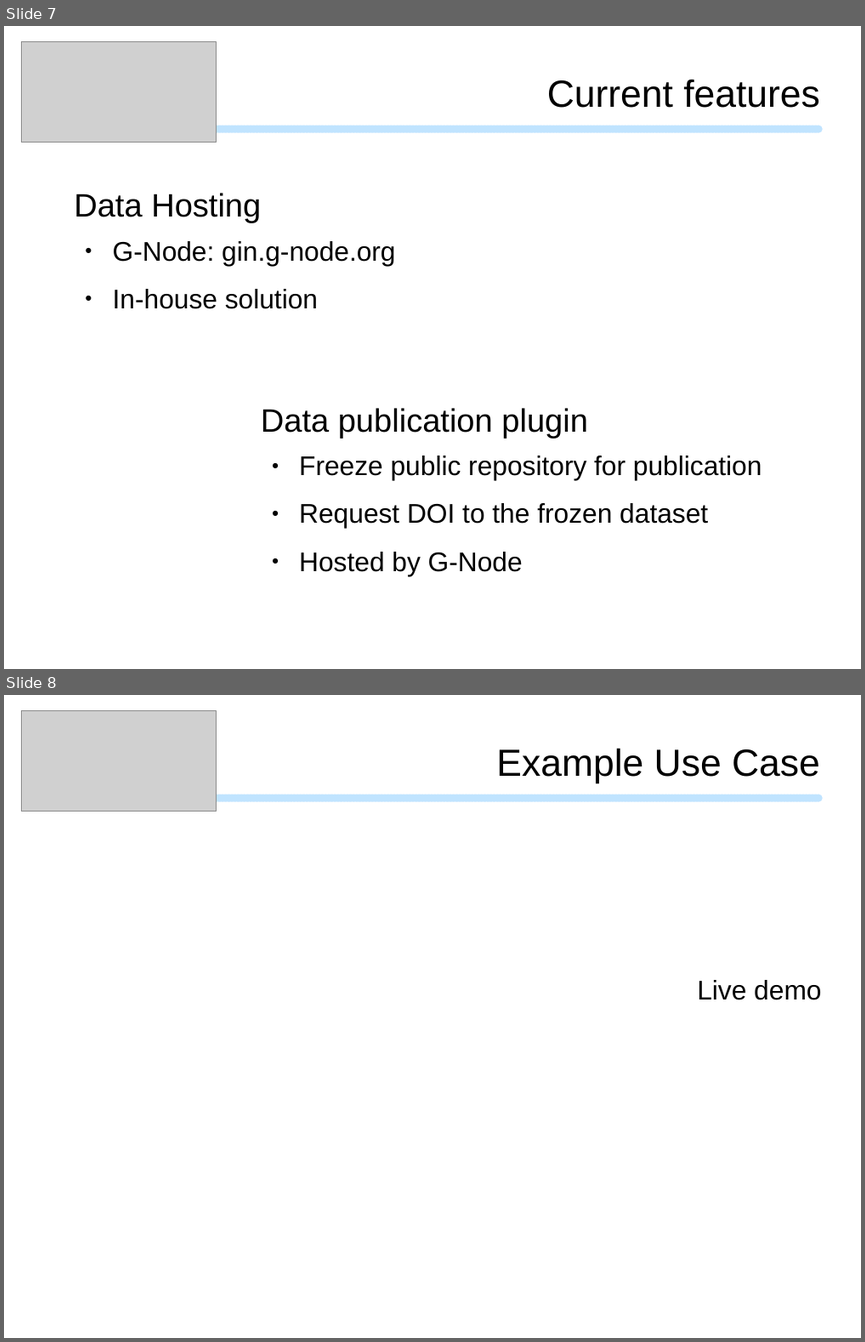
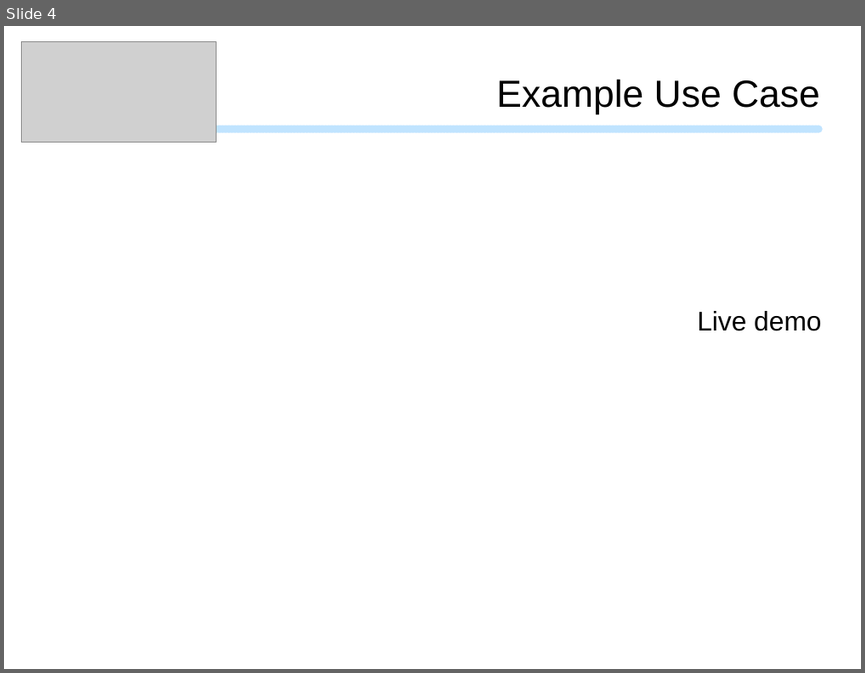
Before and after one commit to mpsonntag/prespost, a slide deck: 201911b_CNS_Seminar/201911_CNS_Seminar.odp. Shown one above the other, each under a label of ours: slides 7 and 8 before the commit, slide 4 after it. The pictures are 865x1342 and 865x673 pixels, drawn with LibreOffice and Linux fonts; fonts in the diff are those of the drawing; grey boxes stand for pictures; background and template pictures are left out. Boxes give left, top, right and bottom in pixels: in the first picture for what was removed or moved away, otherwise in the second. Text is boxed around its words. In the diff, an @@ line names an element or a change of style, - is before the commit and + after.

```diff
--- a/201911b_CNS_Seminar/201911_CNS_Seminar.odp
+++ b/201911b_CNS_Seminar/201911_CNS_Seminar.odp
@@ slide 7 removed at [4,26,861,669], background #FFFFFF; not listed: 1 template element that a slide beside it also shows @@
@@ picture removed at [21,41,216,142] @@
@@ text removed at [547,80,820,108] @@
-Current features
@@ text removed at [74,193,261,223] @@
-Data Hosting
@@ text removed at [113,241,395,309] @@
-● G-Node: gin.g-node.org
-● In-house solution
@@ text removed at [261,408,588,438] @@
-Data publication plugin
@@ text removed at [299,455,762,575] @@
-● Freeze public repository for publication
-● Request DOI to the frozen dataset
-● Hosted by G-Node
@@ what was slide 8 is now slide 4 @@
```
Also in this commit, not shown: 5 slides changed, 1 slide added, 5 other slides removed, 1 other file.
